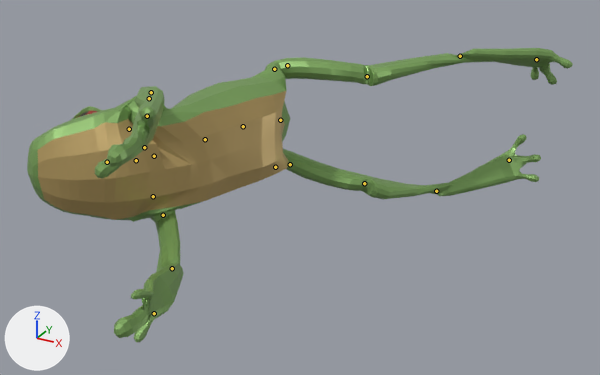
A saved change to the glTF model assets/models/bundle/models-monsters/q_frog.glb.
Camera for both pictures: a 50 mm camera at (5.0, -6.71, 4.84) aimed at (1.16, 0.28, 1.35). Lighting does not change. The marker at lower left points along +X, +Y and +Z. The first picture is the older version. Both versions are drawn at frame 6 of the action 'FrogArmature|Frog_Death'; the numbers are the values there. The bones that change, and the others that lie on the model, are drawn over the model as lines.

In view in the first picture: 'Frog'.
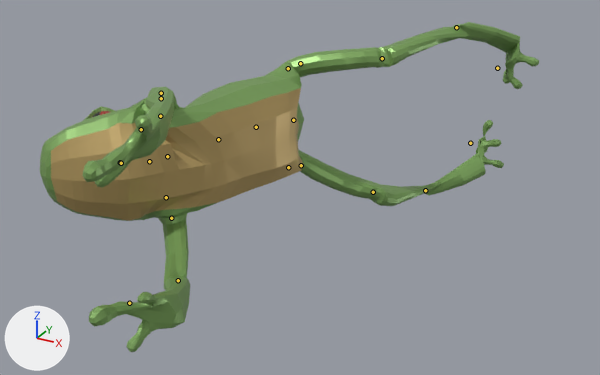
What the commit changed:
Bone 'Body' (bone_body) moves from (-0.0086, 0.0, 0.0) to (-0.0069, 0.0002, 0.0).
Bone 'FrontLeg.L' (bone_frontleg_l) turns from (82, -100, -62) to (87, -103, -70) degrees about its own x, y and z.
Bone 'BackHip.L' (bone_backhip_l) turns from (-81, -3, -85) to (-81, 0, -74) degrees about its own x, y and z.
Bone 'BackLeg.L' (bone_backleg_l) turns from (0, -1, 0) to (0, 3, 0) degrees about its own x, y and z.
Bone 'BackUpLeg.L' (bone_backupleg_l) turns from (0, 0, -137) to (0, 0, -116) degrees about its own x, y and z.
Bone 'BackLowLeg.L' (bone_backlowleg_l) turns from (152, 0, 0) to (134, 0, 0) degrees about its own x, y and z.
Bone 'FrontLeg.L.001' (bone_frontleg_l_001) turns from (-65, 97, -27) to (-96, 100, -73) degrees about its own x, y and z.
Bone 'BackHip.R' (bone_backhip_r) turns from (-70, 0, 69) to (-75, -3, 59) degrees about its own x, y and z.
Bone 'BackLeg.R' (bone_backleg_r) turns from (0, -3, 0) to (0, -6, 0) degrees about its own x, y and z.
Bone 'BackUpLeg.R' (bone_backupleg_r) turns from (0, 0, 113) to (0, 0, 102) degrees about its own x, y and z.
Bone 'BackLowLeg.R' (bone_backlowleg_r) turns from (134, 0, 0) to (124, 0, 0) degrees about its own x, y and z.
Bone 'FrontFoot.L' (bone_frontfoot_l) moves from (0.0017, 0.0139, -0.027) to (-0.0006, 0.014, -0.0254).
Bone 'BackFoot.L' (bone_backfoot_l) moves from (0.024, -0.0206, -0.0224) to (0.0197, -0.0222, -0.0208).
Bone 'BackFoot.L' (bone_backfoot_l) turns from (111, 21, 29) to (113, 33, 31) degrees about its own x, y and z.
Bone 'FrontFoot.R' (bone_frontfoot_r) moves from (0.0226, 0.0139, -0.0126) to (0.0201, 0.0139, -0.0128).
Bone 'BackFoot.R' (bone_backfoot_r) moves from (0.0257, -0.0406, -0.009) to (0.0203, -0.0393, -0.01).
Bone 'BackFoot.R' (bone_backfoot_r) turns from (119, 123, -9) to (122, 117, -9) degrees about its own x, y and z.

Where the change shows, as pixel boxes (x1, y1, x2, y2) in the pictures (600 x 375 px):
'Frog', posed (9% narrower, 12% taller)
    before: (27, 48, 573, 342)
    after: (40, 22, 539, 352)
bone 'Body', root to tip
    before: (129, 129) to (128, 129)
    after: (141, 129) to (140, 129)
bone 'FrontLeg.L', root to tip
    before: (147, 116) to (147, 115)
    after: (160, 116) to (160, 115)
bone 'BackHip.L', root to tip
    before: (274, 69) to (275, 69)
    after: (288, 68) to (288, 68)
bone 'BackLeg.L', root to tip
    before: (287, 65) to (288, 65)
    after: (300, 63) to (301, 63)
bone 'BackUpLeg.L', root to tip
    before: (367, 76) to (368, 76)
    after: (382, 58) to (383, 58)
bone 'BackLowLeg.L', root to tip
    before: (460, 56) to (461, 56)
    after: (456, 27) to (457, 27)
bone 'FrontLeg.L.001', root to tip
    before: (153, 196) to (153, 197)
    after: (166, 197) to (166, 198)
bone 'BackHip.R', root to tip
    before: (275, 167) to (276, 167)
    after: (288, 167) to (289, 167)
bone 'BackLeg.R', root to tip
    before: (290, 164) to (290, 165)
    after: (301, 165) to (301, 165)
bone 'BackUpLeg.R', root to tip
    before: (364, 183) to (365, 183)
    after: (373, 192) to (373, 192)
bone 'BackLowLeg.R', root to tip
    before: (436, 191) to (437, 190)
    after: (425, 190) to (426, 190)
bone 'FrontFoot.L', root to tip
    before: (144, 147) to (143, 148)
    after: (121, 163) to (119, 163)
bone 'BackFoot.L', root to tip
    before: (536, 59) to (537, 60)
    after: (497, 68) to (498, 68)
bone 'FrontFoot.R', root to tip
    before: (154, 313) to (153, 314)
    after: (129, 303) to (128, 303)
bone 'BackFoot.R', root to tip
    before: (509, 160) to (510, 160)
    after: (470, 143) to (471, 143)
